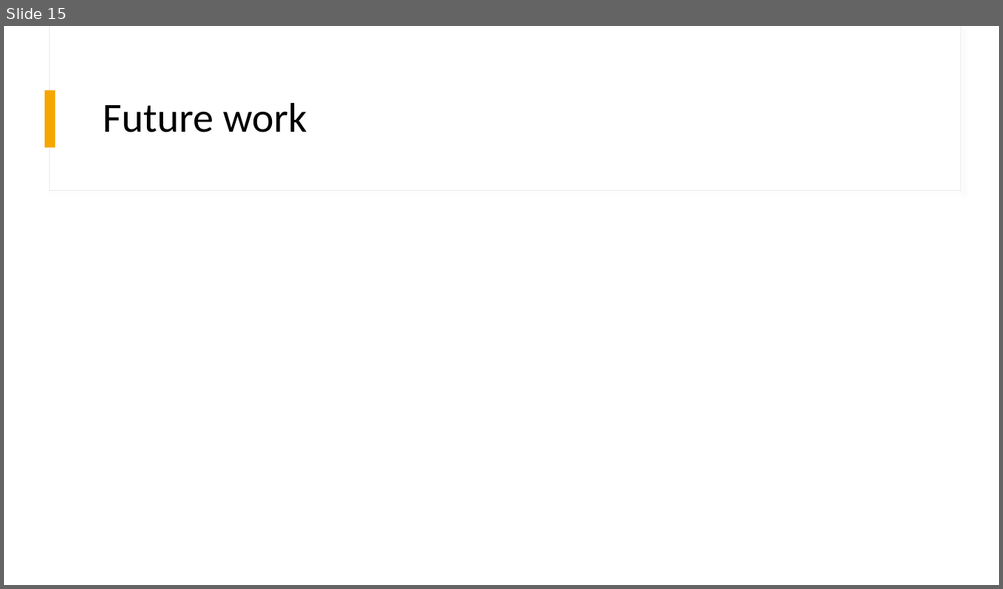
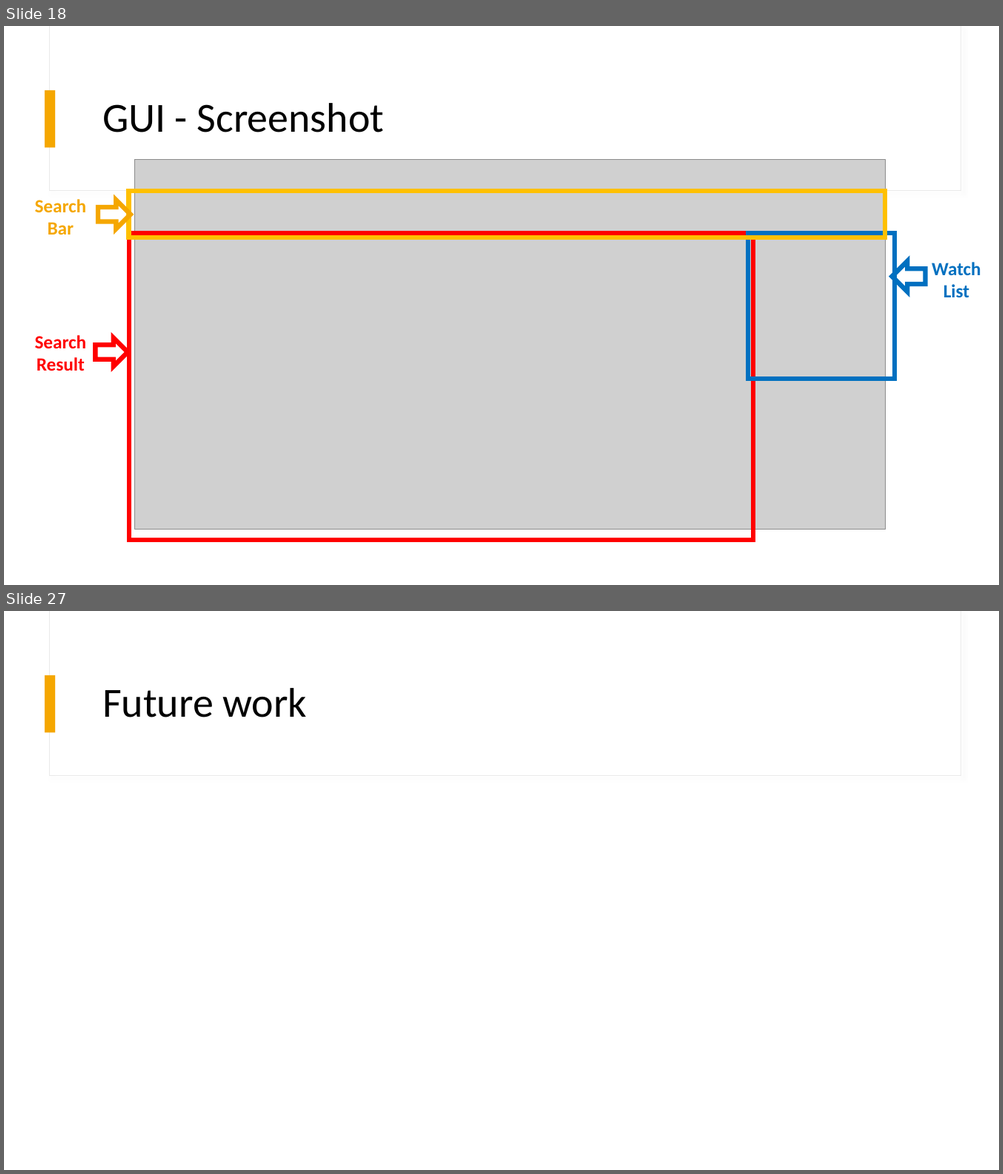
Before and after one commit to futurename/IPD20-DotNetProject, a slide deck: Documentation/ProjectStockMonitor.pptx. Shown one above the other, each under a label of ours: slide 15 before the commit, slides 18 and 27 after it; the slides between them are not shown. The pictures are 1003x589 and 1003x1174 pixels, drawn with LibreOffice and Linux fonts; fonts in the diff are those of the drawing; grey boxes stand for pictures. Boxes give left, top, right and bottom in pixels: in the first picture for what was removed or moved away, otherwise in the second. Text is boxed around its words. In the diff, an @@ line names an element or a change of style, - is before the commit and + after.

```diff
--- a/Documentation/ProjectStockMonitor.pptx
+++ b/Documentation/ProjectStockMonitor.pptx
@@ slide 18 added at (x1=4, y1=26, x2=999, y2=585), background #FFFFFF; not listed: 3 template elements that a slide beside it also shows @@
@@ title added at (x1=102, y1=103, x2=384, y2=133), 40 pt, text #000000 @@
+GUI - Screenshot
@@ picture added at (x1=134, y1=159, x2=885, y2=530) @@
@@ text added at (x1=35, y1=199, x2=87, y2=235), 18 pt, text #F5A700, bold @@
+Search Bar
@@ right arrow added at (x1=98, y1=200, x2=130, y2=229), outline #F5A700 4.5 pt @@
@@ rectangle added at (x1=128, y1=191, x2=885, y2=238), outline #FFC000 4.5 pt @@
@@ rectangle added at (x1=128, y1=233, x2=753, y2=541), outline #FF0000 4.5 pt @@
@@ rectangle added at (x1=748, y1=233, x2=895, y2=380), outline #0070C0 4.5 pt @@
@@ left arrow added at (x1=892, y1=261, x2=925, y2=292), outline #0070C0 4.5 pt @@
@@ text added at (x1=931, y1=262, x2=981, y2=298), 18 pt, text #0070C0, bold @@
+Watch
+List
@@ text added at (x1=35, y1=335, x2=87, y2=372), 18 pt, text #FF0000, bold @@
+Search Result
@@ right arrow added at (x1=95, y1=338, x2=127, y2=367), outline #FF0000 4.5 pt @@
@@ what was slide 15 is now slide 27 @@
```
Also in this commit, not shown: 4 slides changed, 20 other slides added, 9 slides removed, 12 other files.
